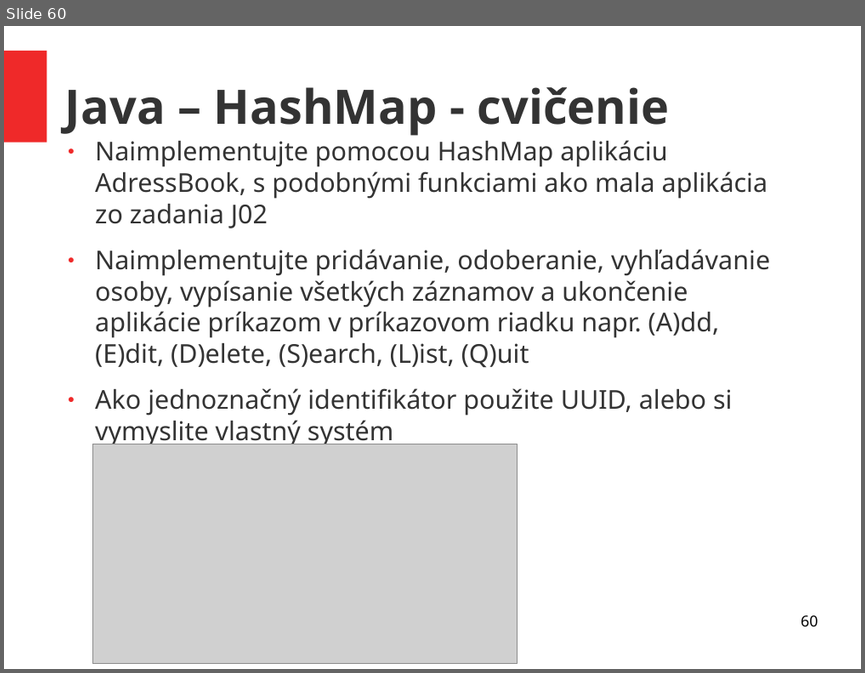
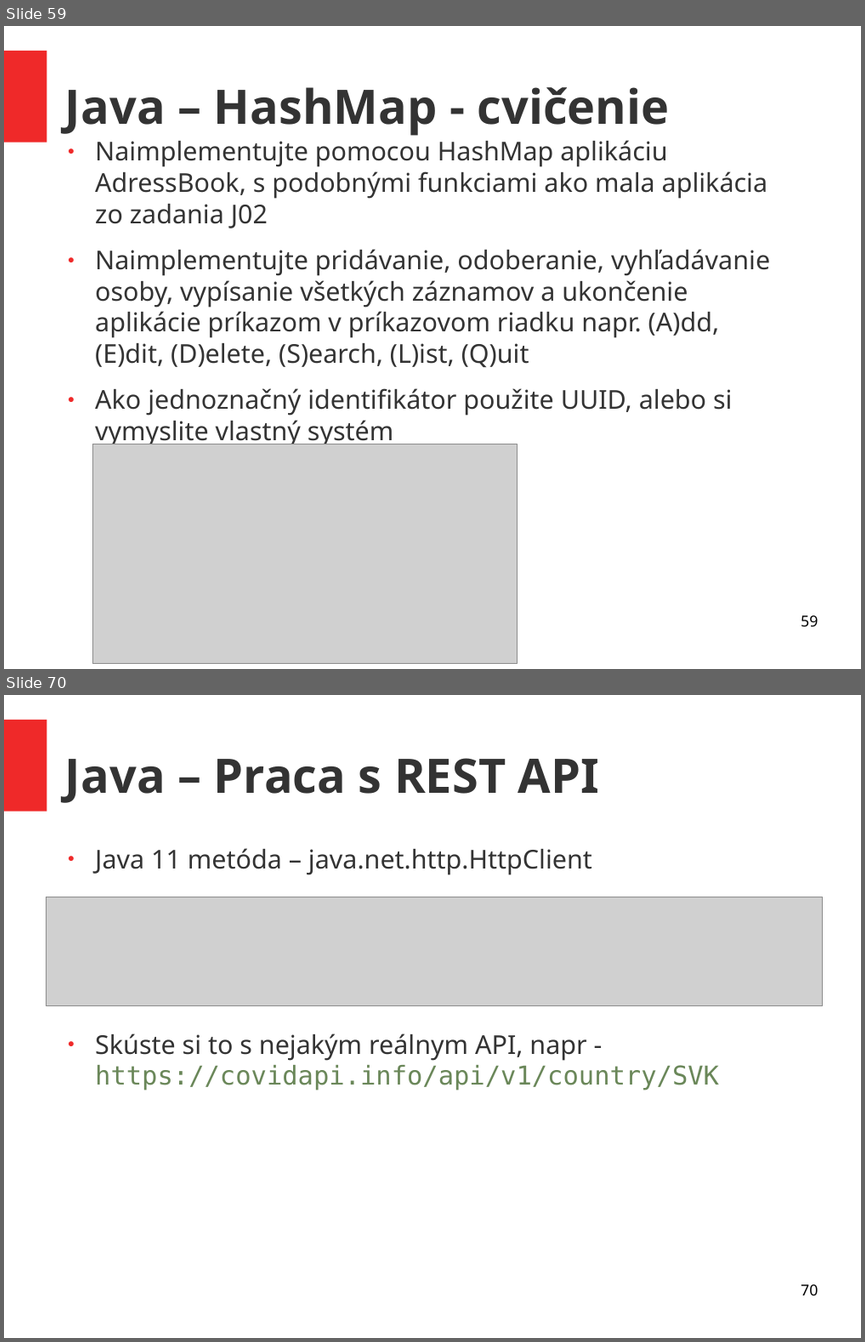
Before and after one commit to ukf-michalkohutek/prezentacia, a slide deck: seminar2.odp. Shown one above the other, each under a label of ours: slide 60 before the commit, slides 59 and 70 after it; the slides between them are not shown. The pictures are 865x673 and 865x1342 pixels, drawn with LibreOffice and Linux fonts; fonts in the diff are those of the drawing; grey boxes stand for pictures. Boxes give left, top, right and bottom in pixels: in the first picture for what was removed or moved away, otherwise in the second. Text is boxed around its words. In the diff, an @@ line names an element or a change of style, - is before the commit and + after.

Commit message:
rekurzia + REST API

```diff
--- a/seminar2.odp
+++ b/seminar2.odp
@@ slide 70 added at box(4, 695, 861, 1338), background #FFFFFF; not listed: 1 template element that a slide beside it also shows @@
@@ title added at box(65, 758, 599, 803), 44 pt, text #333333, bold @@
+Java – Praca s REST API
@@ text added at box(95, 848, 719, 1090), 24 pt, text #333333 @@
+● Java 11 metóda – java.net.http.HttpClient
+● Skúste si to s nejakým reálnym API, napr - https://covidapi.info/api/v1/country/SVK
@@ picture added at box(46, 896, 823, 1006) @@
@@ page number added at box(800, 1284, 817, 1295), 14 pt, text #000000 @@
+70
@@ what was slide 60 is now slide 59 @@
@@ page number at box(800, 615, 817, 627): text changed @@
-60
+59
```
Also in this commit, not shown: 1 slide changed, 10 other slides added, 1 slide removed, 1 other file.
